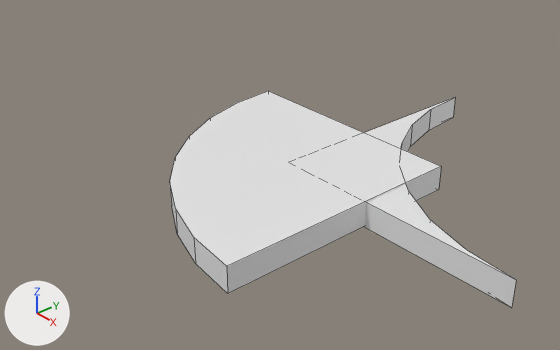
The Blender file Church/floor.blend, before and after one commit.
Before and after are seen from a 50 mm camera at (1.96, -1.74, 1.32) aimed at (-0.23, 0.15, -0.2). Arrows for +X, +Y and +Z are at lower left; the lights stay in place. Mesh edges are drawn as thin lines.

Objects in the first picture: 'Rounded Floor Tile Inwards', 'Rounded Floor Tile Outwards'.
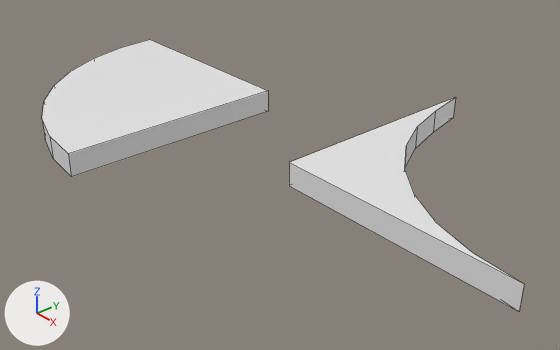
The edits, one by one:
me_rounded_floor_tile_inwards has 20 vertices, 12 faces and spans x 0.0..1.0, y -1.0..0.0, z -0.075..0.025.
me_rounded_floor_tile_inwards is used by ob_rounded_floor_tile_inwards; location (-0.002, 0.996, -0.025).
me_rounded_floor_tile_inwards part 1: all 16 vertices in x 0.019..1.0, y -1.0..-0.195, z -0.075..0.025 are moved by (0.026, 0.0, 0.0).
Object 'Rounded Floor Tile Outwards' (ob_rounded_floor_tile_outwards) moves from (0.0, 0.0, 0.0) to (-1.0, 0.0, 0.0).

Pixel boxes (x1, y1, x2, y2) of what changed, in the pictures (560 x 350 px; the box of a moved part takes in the faces that stretch with it):
'Rounded Floor Tile Outwards', moved: before (170, 91, 441, 294); after (42, 40, 268, 177)
'Rounded Floor Tile Inwards', reshaped: before (364, 97, 516, 307); after (289, 97, 524, 311)
part 1 of me_rounded_floor_tile_inwards, moved or reshaped: before (401, 110, 431, 152); after (405, 112, 435, 167)
